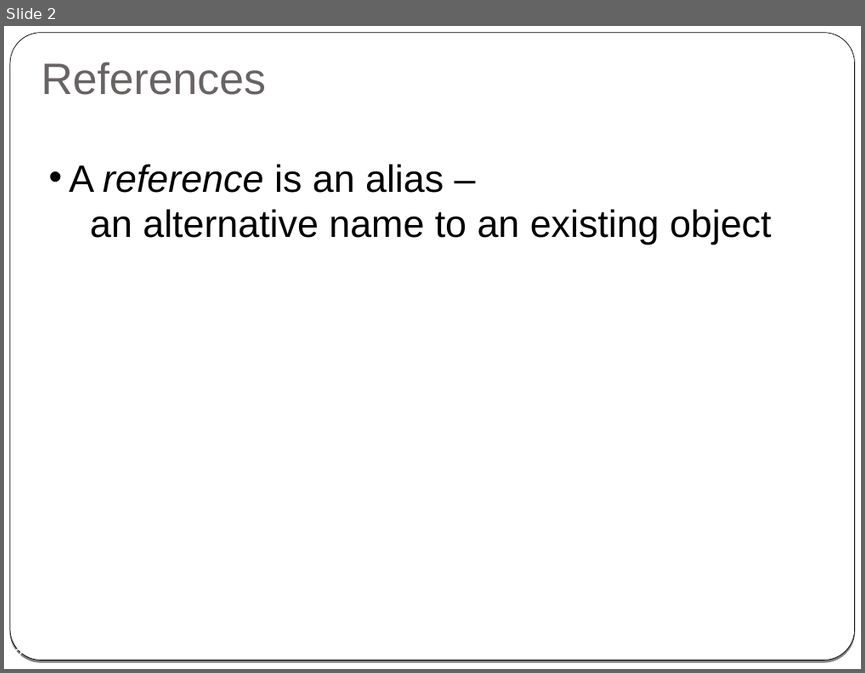
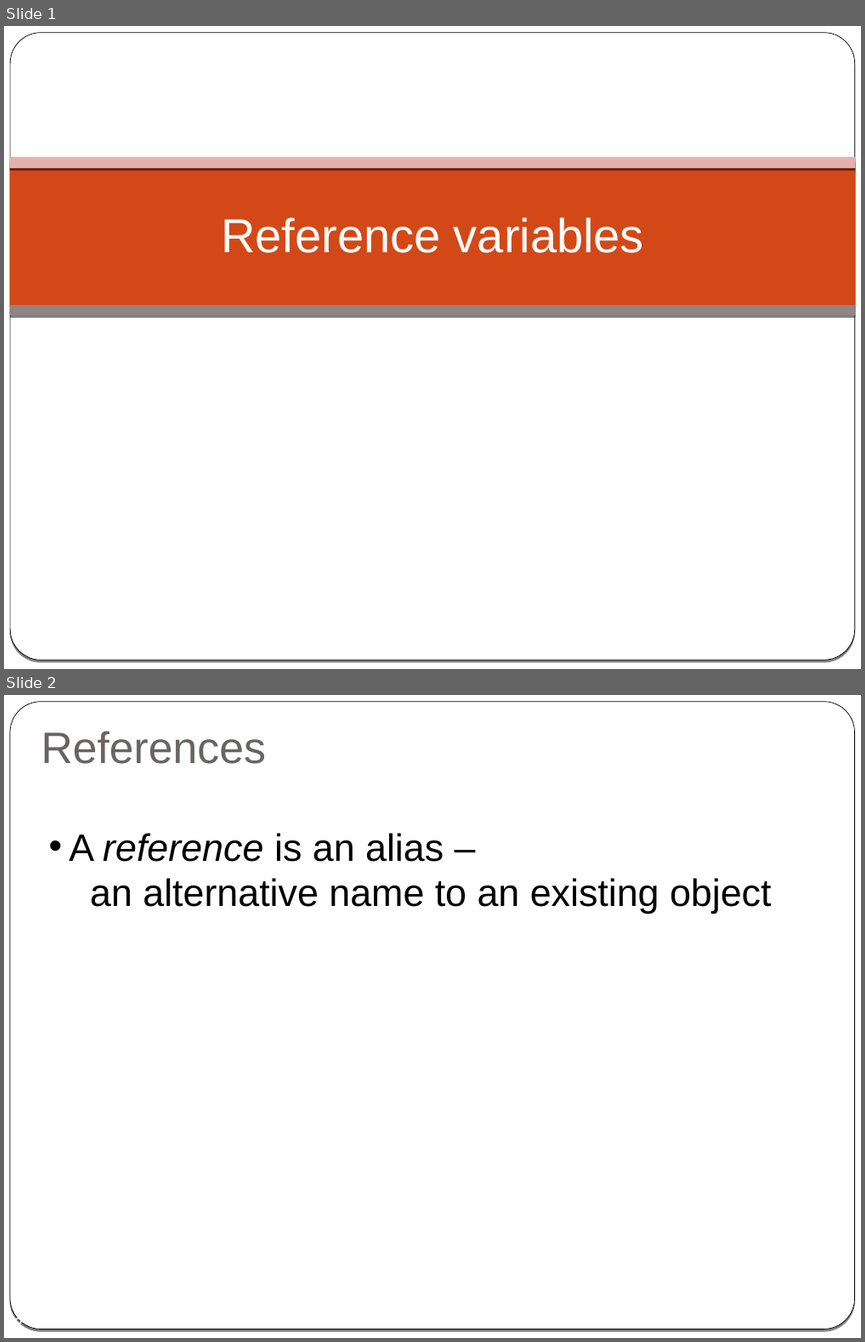
Before and after one commit to cpp-at-ariel/cpp-5778, a slide deck: week03-composition-initialization-reference/slides-reference.odp. Shown one above the other, each under a label of ours: slide 2 before the commit, slides 1 and 2 after it. The pictures are 865x673 and 865x1342 pixels, drawn with LibreOffice and Linux fonts; fonts in the diff are those of the drawing. Boxes give left, top, right and bottom in pixels: in the first picture for what was removed or moved away, otherwise in the second. Text is boxed around its words. In the diff, an @@ line names an element or a change of style, - is before the commit and + after.

```diff
--- a/week03-composition-initialization-reference/slides-reference.odp
+++ b/week03-composition-initialization-reference/slides-reference.odp
@@ slide 1 added at box(4, 26, 861, 669), background gradient #000000 to #FFFFFF; not listed: 2 template elements that a slide beside it also shows @@
@@ rectangle added at box(10, 162, 856, 306), fill #D34817 @@
@@ rectangle added at box(10, 157, 856, 168), fill #E5B1AB @@
@@ title added at box(221, 217, 644, 253), 40 pt, text #FFFFFF @@
+Reference variables
@@ rectangle added at box(10, 306, 856, 316), fill #918485 @@
```
Also in this commit, not shown: 1 slide removed, 12 other files.
